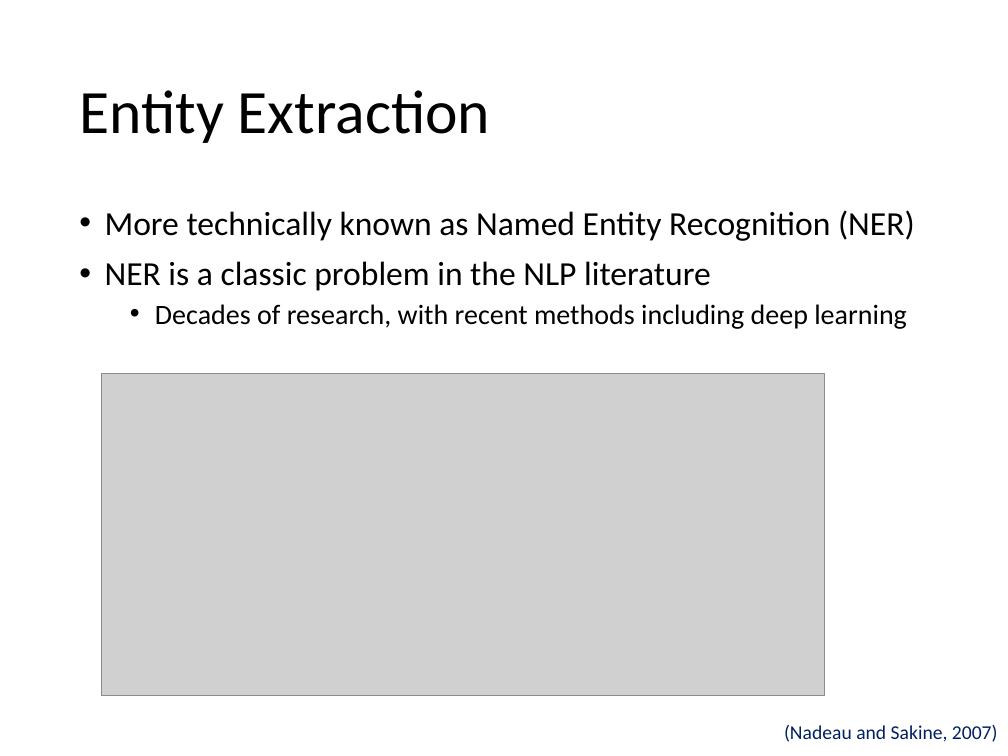
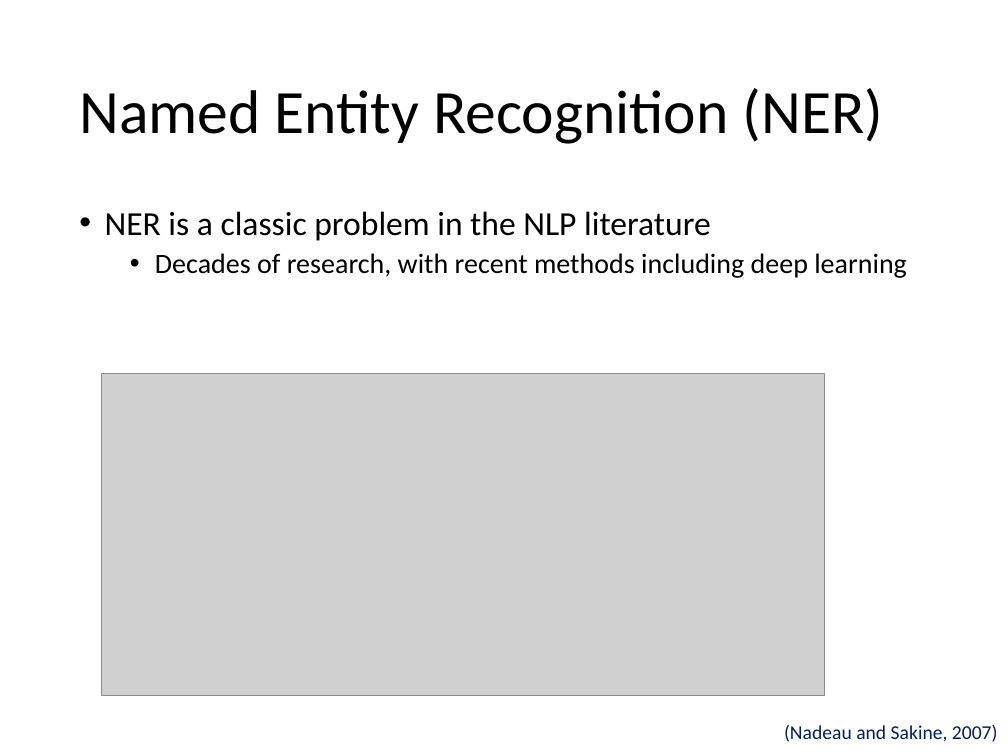
Before and after one commit to evhart/smasac-tutorial, a slide deck: slide 2 of slides/pptx/3-entity-extraction.pptx. Drawn at 1008x756 pixels with LibreOffice and Linux fonts; fonts in the diff are those of the drawing; grey boxes stand for pictures. Boxes give left, top, right and bottom in pixels: in the first picture for what was removed or moved away, otherwise in the second. Text is boxed around its words. In the diff, an @@ line names an element or a change of style, - is before the commit and + after.

Commit message:
changes to entity extraction slides

```diff
--- a/slides/pptx/3-entity-extraction.pptx
+++ b/slides/pptx/3-entity-extraction.pptx
@@ title at bbox=[79, 88, 883, 144]: text changed @@
-Entity Extraction
+Named Entity Recognition (NER)
@@ text at bbox=[105, 210, 915, 241]: paragraph removed @@
-• More technically known as Named Entity Recognition (NER)
```
Also in this commit, not shown: 11 other slides changed, 2 slides added.
